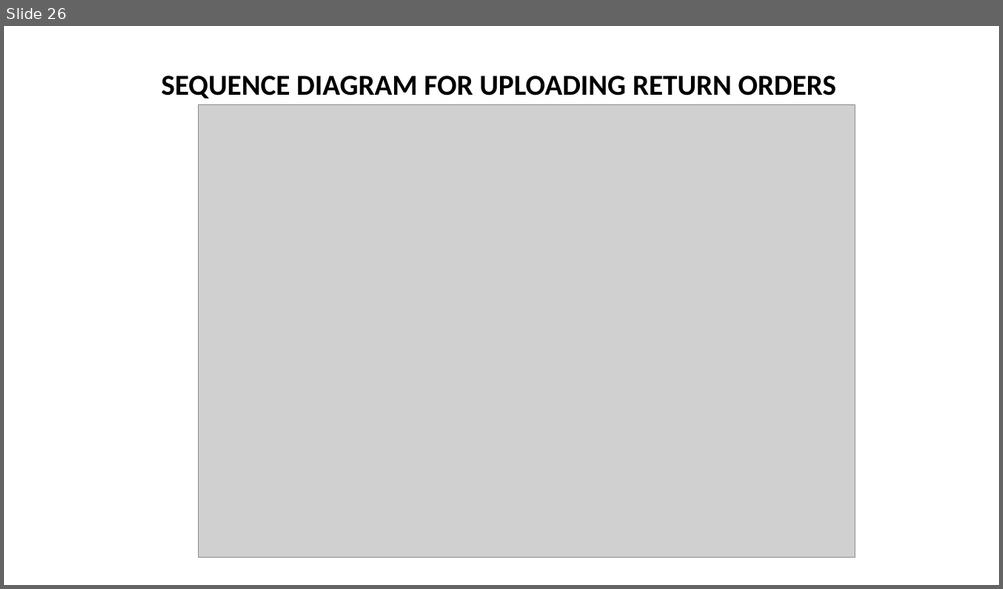
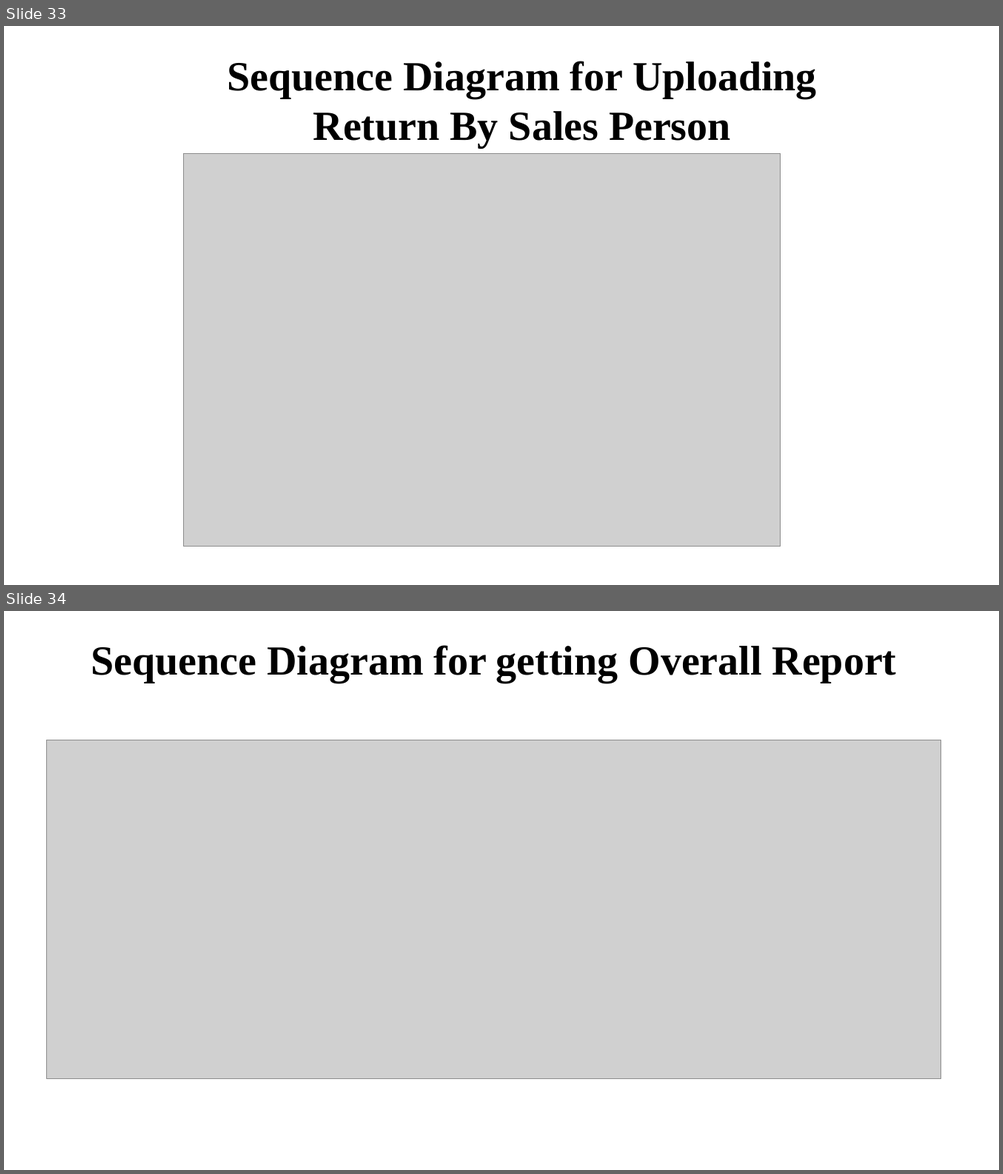
Before and after one commit to asing472/Great_Outdoor_Group_B, a slide deck: Presentation/GroupB.pptx. Shown one above the other, each under a label of ours: slide 26 before the commit, slides 33 and 34 after it. The pictures are 1003x589 and 1003x1174 pixels, drawn with LibreOffice and Linux fonts; fonts in the diff are those of the drawing; grey boxes stand for pictures. Boxes give left, top, right and bottom in pixels: in the first picture for what was removed or moved away, otherwise in the second. Text is boxed around its words. In the diff, an @@ line names an element or a change of style, - is before the commit and + after.

```diff
--- a/Presentation/GroupB.pptx
+++ b/Presentation/GroupB.pptx
@@ slide 34 added at <box>4,611,999,1170</box>, background #FFFFFF @@
@@ text added at <box>91,645,896,683</box>, 40 pt, text #000000, bold @@
+Sequence Diagram for getting Overall Report
@@ picture added at <box>46,740,940,1079</box> @@
@@ what was slide 26 is now slide 33 @@
@@ slide 33 changed as well @@
@@ text "Sequence Diagram for Uploading Return ..." at <box>227,61,817,148</box>: vertical alignment bottom to top @@
@@ text at <box>227,61,817,148</box>: text changed; size 28 to 40 pt; font Calibri to Times New Roman @@
-SEQUENCE DIAGRAM FOR UPLOADING RETURN ORDERS
+Sequence Diagram for Uploading Return By Sales Person
@@ picture: place and size @@
-picture at <box>198,105,855,558</box>
+picture at <box>184,153,781,547</box>
```
Also in this commit, not shown: 12 other slides changed, 31 other slides added, 15 slides removed.
